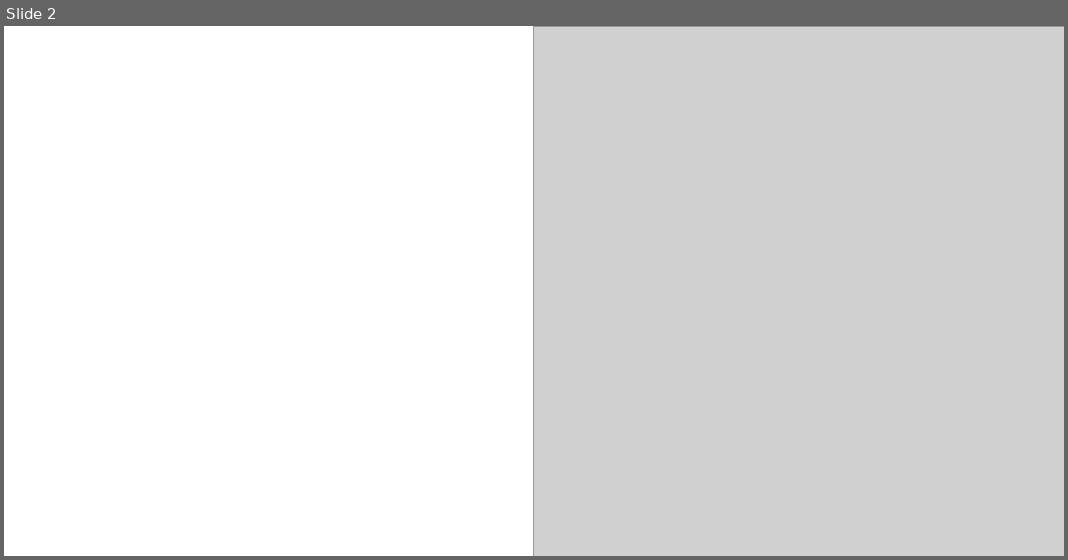
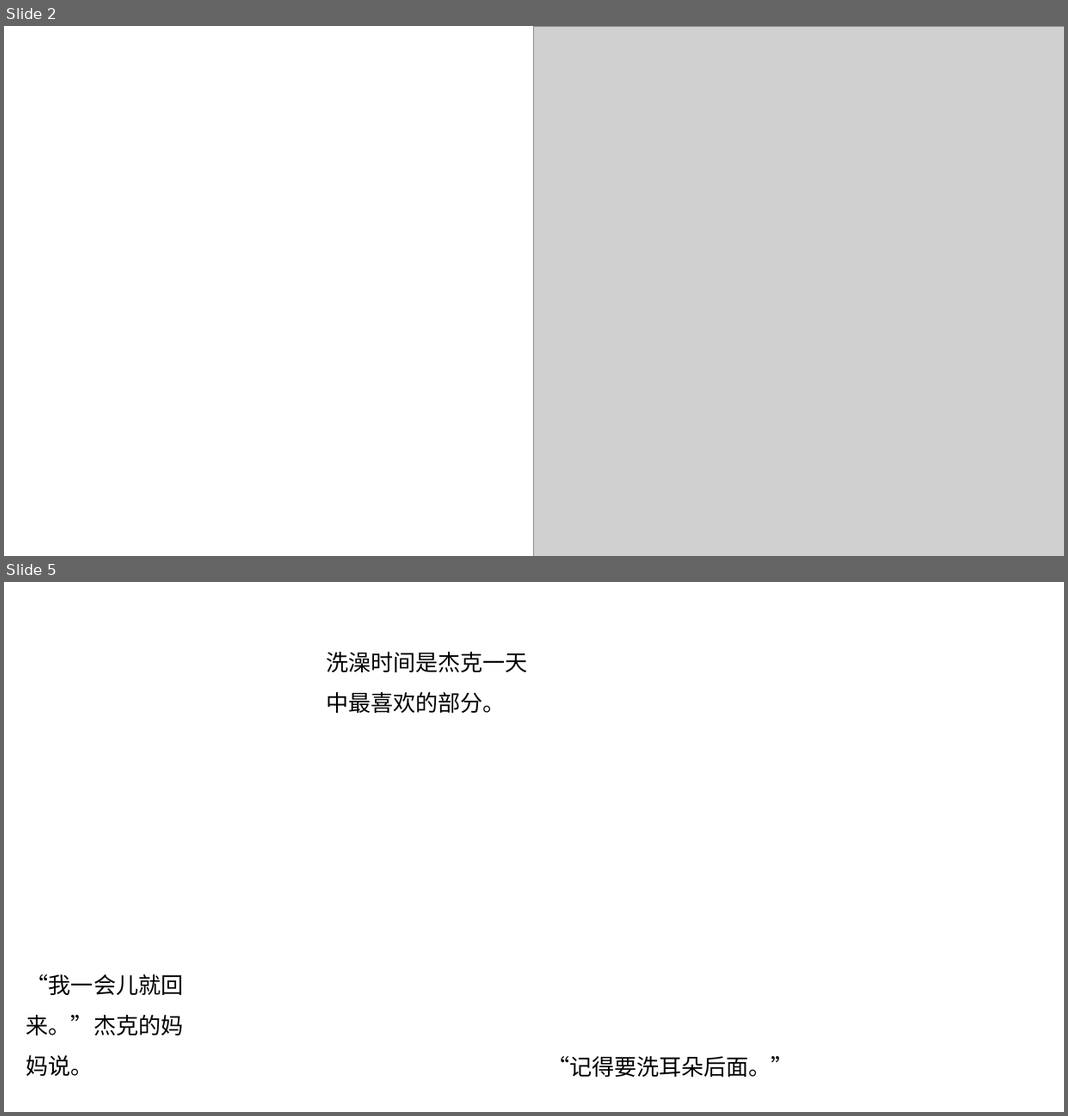
Before and after one commit to forestlet/bookdash-cn, a slide deck: asset/bathtub-safari/bathtub-safari_cn.pptx. Shown one above the other, each under a label of ours: slide 2 before the commit, slides 2 and 5 after it; the slides between them are not shown. The pictures are 1068x560 and 1068x1116 pixels, drawn with LibreOffice and Linux fonts; fonts in the diff are those of the drawing; grey boxes stand for pictures; background and template pictures are left out. Boxes give left, top, right and bottom in pixels: in the first picture for what was removed or moved away, otherwise in the second. Text is boxed around its words. In the diff, an @@ line names an element or a change of style, - is before the commit and + after.

```diff
--- a/asset/bathtub-safari/bathtub-safari_cn.pptx
+++ b/asset/bathtub-safari/bathtub-safari_cn.pptx
@@ slide 5 added at box(4, 582, 1064, 1112), background picture (left out) @@
@@ text added at box(326, 652, 528, 713), 24 pt, text #000000 @@
+洗澡时间是杰克一天中最喜欢的部分。
@@ text added at box(26, 974, 184, 1076), 24 pt, text #000000 @@
+“我一会儿就回来。”杰克的妈妈说。
@@ text added at box(547, 1056, 793, 1076), 24 pt, text #000000 @@
+“记得要洗耳朵后面。”
```
Also in this commit, not shown: 11 other slides added, 11 slides removed, 5 other files.
